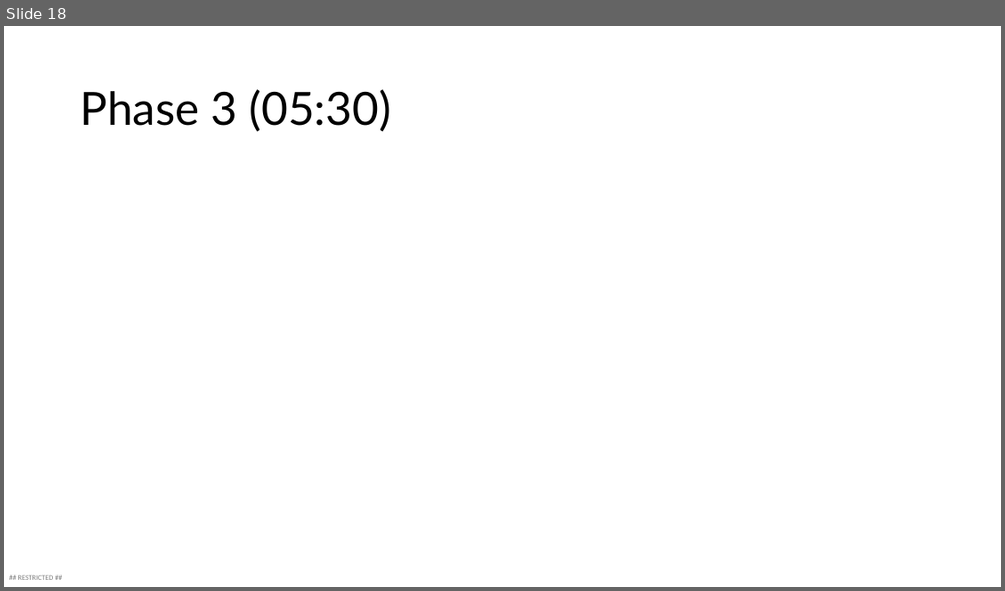
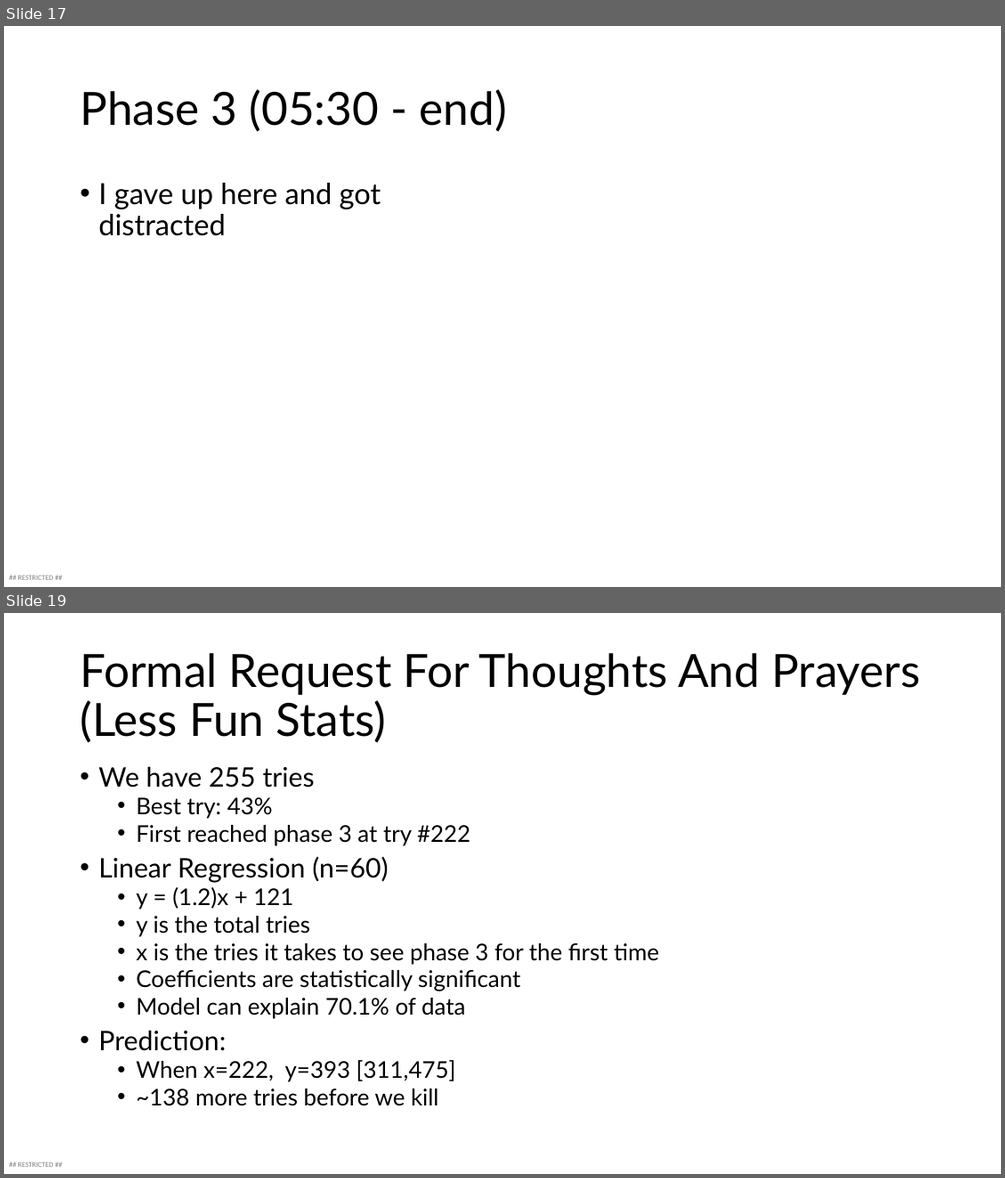
Before and after one commit to kuehbiko/test1, a slide deck: loora.pptx. Shown one above the other, each under a label of ours: slide 18 before the commit, slides 17 and 19 after it; the slides between them are not shown. The pictures are 1005x591 and 1005x1178 pixels, drawn with LibreOffice and Linux fonts; fonts in the diff are those of the drawing. Boxes give left, top, right and bottom in pixels: in the first picture for what was removed or moved away, otherwise in the second. Text is boxed around its words. In the diff, an @@ line names an element or a change of style, - is before the commit and + after.

```diff
--- a/loora.pptx
+++ b/loora.pptx
@@ slide 19 added at box(4, 613, 1001, 1174), background #FFFFFF; not listed: 1 template element that a slide beside it also shows @@
@@ title added at box(80, 653, 920, 743), 44 pt, text #000000 @@
+Formal Request For Thoughts And Prayers
+(Less Fun Stats)
@@ text added at box(98, 766, 659, 1106), 22.2 pt, text #000000 @@
+• We have 255 tries
+  • Best try: 43%
+  • First reached phase 3 at try #222
+• Linear Regression (n=60)
+  • y = (1.2)x + 121
+  • y is the total tries
+  • x is the tries it takes to see phase 3 for the first time
+  • Coefficients are statistically significant
+  • Model can explain 70.1% of data
+• Prediction:
+  • When x=222, y=393 [311,475]
+  • ~138 more tries before we kill
@@ what was slide 18 is now slide 17 @@
@@ slide 17 changed as well @@
@@ title at box(80, 89, 507, 132): text changed @@
-Phase 3 (05:30)
+Phase 3 (05:30 - end)
@@ text added at box(98, 183, 381, 236), 28 pt, text #000000 @@
+• I gave up here and got distracted
```
Also in this commit, not shown: 13 other slides changed, 3 other slides added, 5 slides removed.
